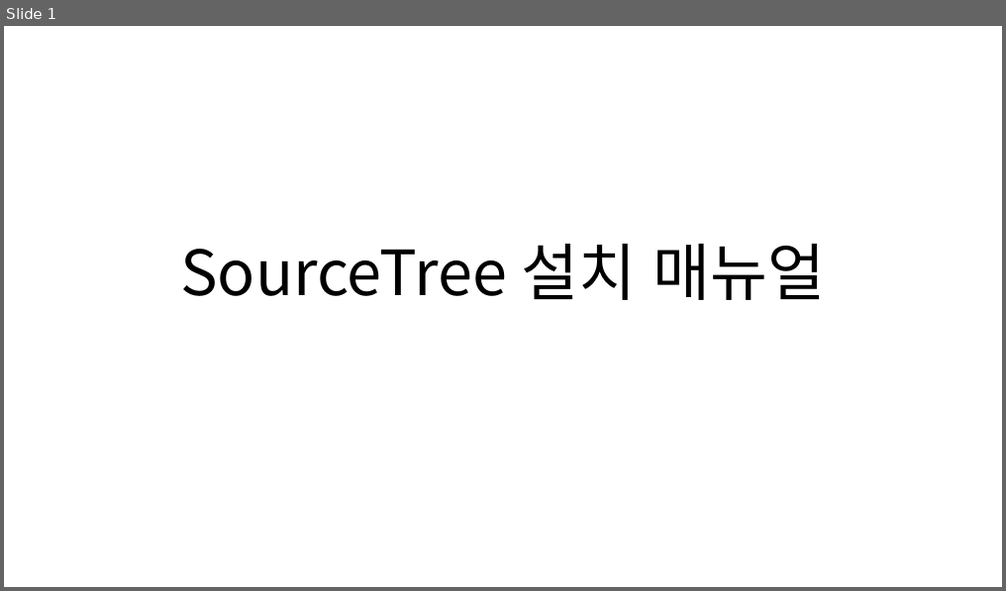
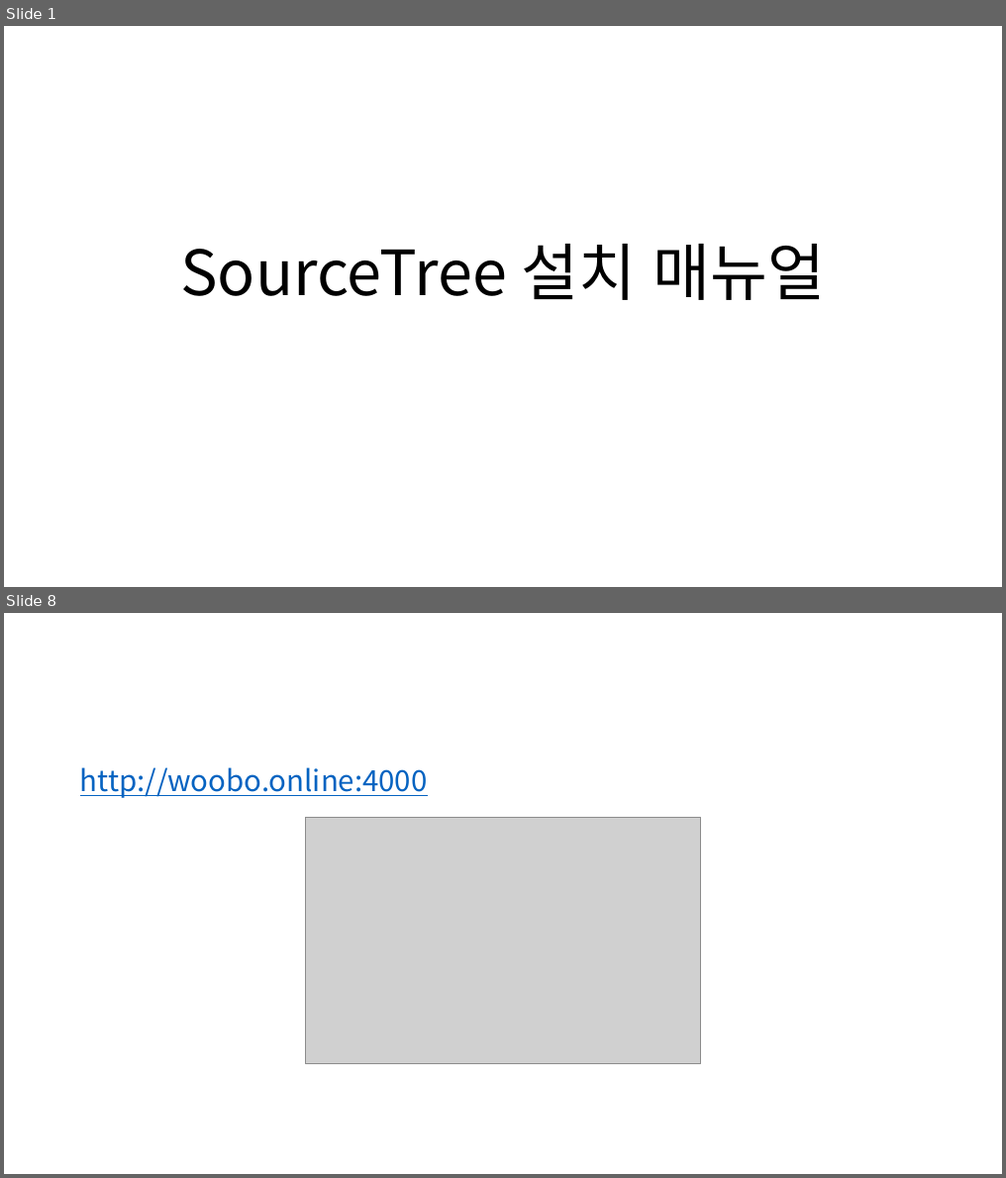
Before and after one commit to 92-seok/woobo_sriver, a slide deck: doc/매뉴얼/개발환경_설치매뉴얼(SourceTree).pptx. Shown one above the other, each under a label of ours: slide 1 before the commit, slides 1 and 8 after it; the slides between them are not shown. The pictures are 1006x591 and 1006x1178 pixels, drawn with LibreOffice and Linux fonts; fonts in the diff are those of the drawing; grey boxes stand for pictures. Boxes give left, top, right and bottom in pixels: in the first picture for what was removed or moved away, otherwise in the second. Text is boxed around its words. In the diff, an @@ line names an element or a change of style, - is before the commit and + after.

```diff
--- a/doc/매뉴얼/개발환경_설치매뉴얼(SourceTree).pptx
+++ b/doc/매뉴얼/개발환경_설치매뉴얼(SourceTree).pptx
@@ slide 8 added at box(4, 613, 1002, 1174), background #FFFFFF @@
@@ text added at box(80, 767, 428, 798), 28 pt, text #0563C1, underline @@
+http://woobo.online:4000
@@ picture added at box(306, 817, 701, 1063) @@
```
Also in this commit, not shown: 2 slides changed, 9 other slides added, 2 slides removed.
